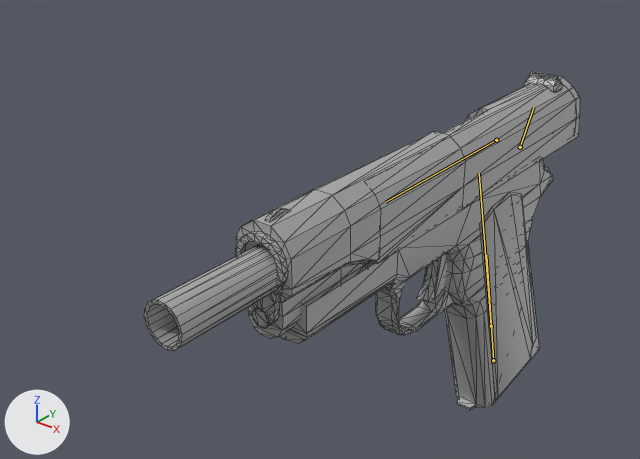
The Blender file Breakout From Ackers/Assets/Animations/M1911/M1911 Reload.blend, before and after one commit.
Both versions are drawn from a 50 mm lens placed at (0.156, -0.321, 0.223), pointed at (-0.03, -0.089, 0.079). Arrows for +X, +Y and +Z are at lower left; the lights stay in place. Both versions are drawn at frame 24 of the action 'HammerAction'; the numbers are the values there. The bones that bend it are drawn over the model as lines. Mesh edges are drawn as thin lines.

The first picture shows 'Body', 'Slider.001', 'Trigger'.
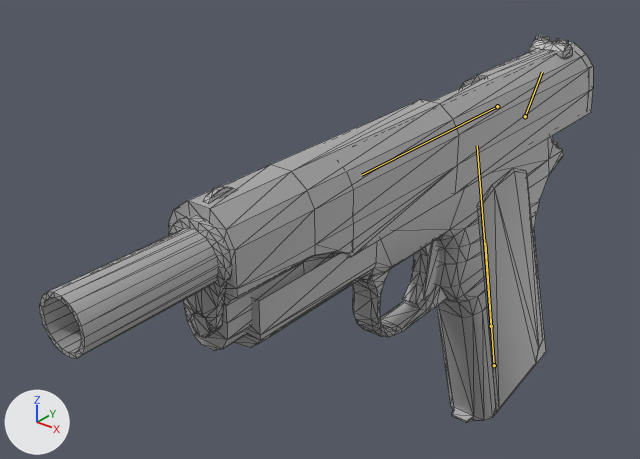
What the commit changed:
Bone 'Bone' (bone_bone) turns from (-46, 0, 0) to (-49, 0, 0) degrees about its own x, y and z.
Object 'M1911' (bone_rig_object) is rescaled from (0.087, 0.087, 0.087) to (0.1, 0.1, 0.1).

Location of each change, [x1, y1, x2, y2] in pixels of the pictures (640 x 459 px):
'Body', posed (28% wider, 14% taller): before [144, 159, 553, 410]; after [40, 136, 563, 423]
'Slider.001', posed (23% wider, 18% taller): before [235, 71, 580, 339]; after [168, 35, 593, 351]
'Trigger', posed: before [417, 254, 447, 303]; after [403, 240, 439, 304]
bone 'Bone', root to tip: before (520, 147) to (533, 107); after (525, 116) to (542, 72)
